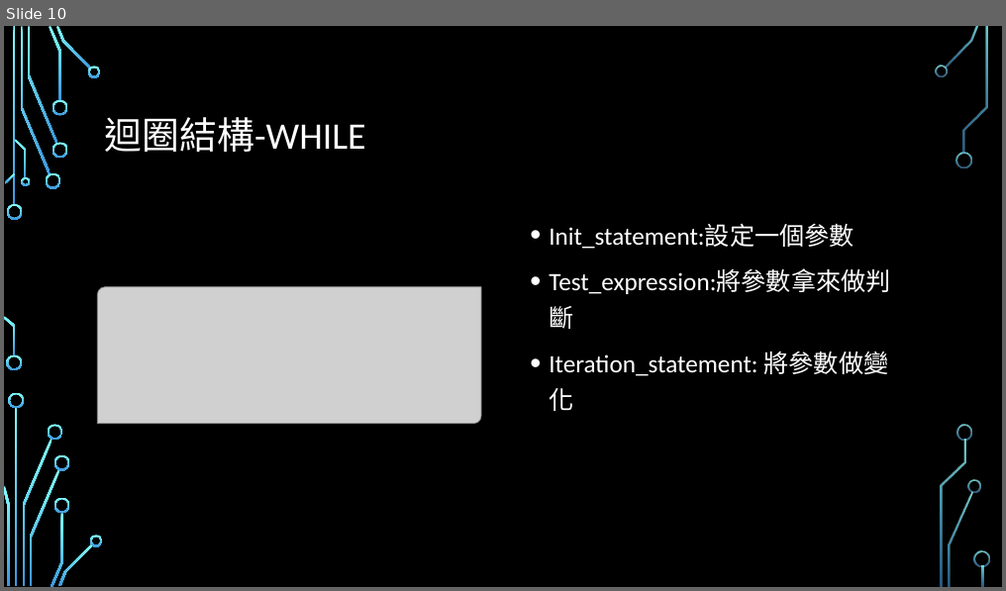
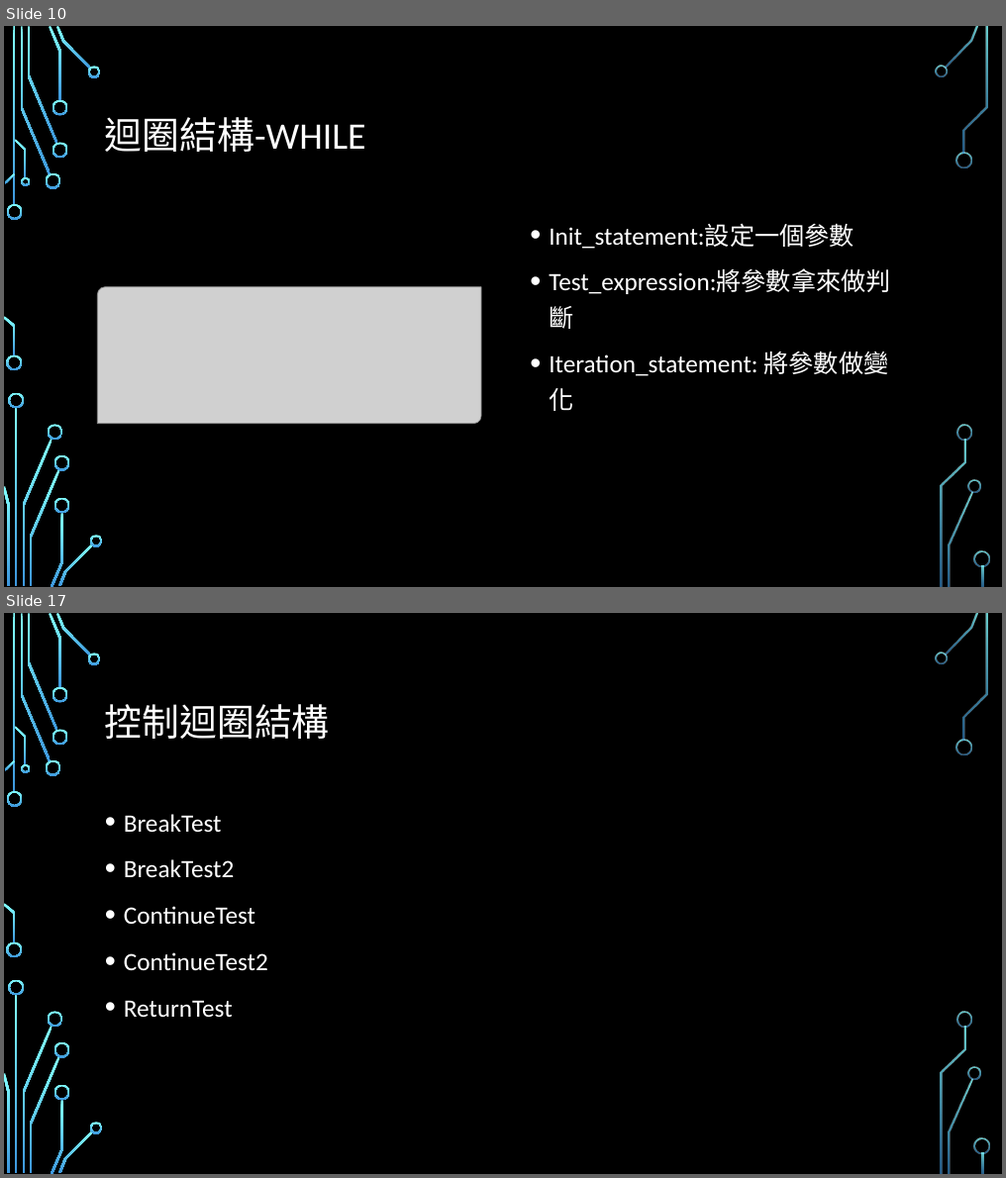
Before and after one commit to Alvin-Lo0729/ncut-java, a slide deck: doc/JAVA0123.pptx. Shown one above the other, each under a label of ours: slide 10 before the commit, slides 10 and 17 after it; the slides between them are not shown. The pictures are 1006x591 and 1006x1178 pixels, drawn with LibreOffice and Linux fonts; fonts in the diff are those of the drawing; grey boxes stand for pictures; background and template pictures are left out. Boxes give left, top, right and bottom in pixels: in the first picture for what was removed or moved away, otherwise in the second. Text is boxed around its words. In the diff, an @@ line names an element or a change of style, - is before the commit and + after.

```diff
--- a/doc/JAVA0123.pptx
+++ b/doc/JAVA0123.pptx
@@ slide 17 added at [4,613,1002,1174], background picture (left out); not listed: 36 template elements that a slide beside it also shows @@
@@ title added at [105,704,330,739], 36 pt, text #FFFFFF @@
+控制迴圈結構
@@ text added at [124,814,268,1018], 24 pt, text #FFFFFF @@
+• BreakTest
+• BreakTest2
+• ContinueTest
+• ContinueTest2
+• ReturnTest
```
Also in this commit, not shown: 2 slides changed, 5 other slides added, 12 other files.
